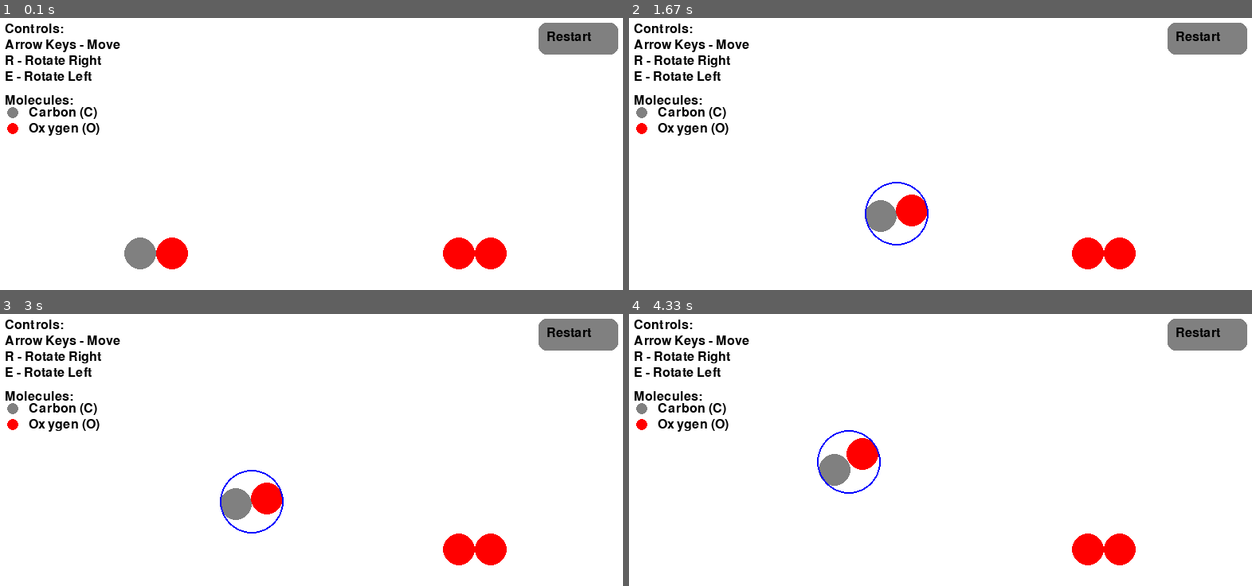
Above: before the commit, frames 1-4 (two rows, left to right).
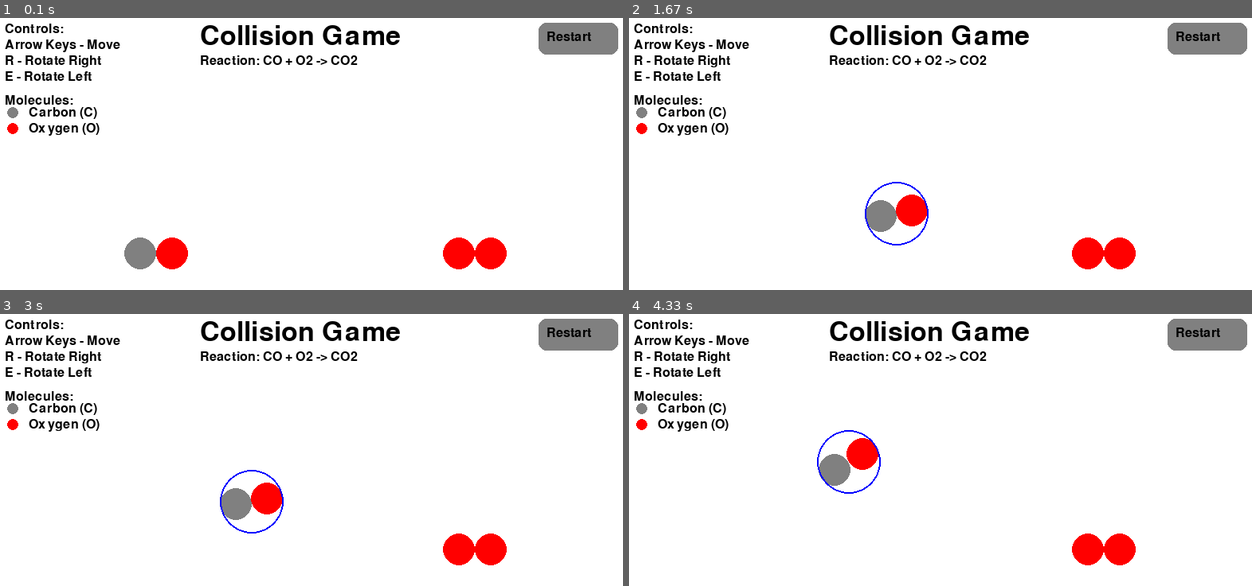
Above: after the commit, the same moments.

Repository: serebryany/CollisionGame
Game: pygame game, started from CollisionMiniGame_V0.1.0.py
Same seed, same stepped clock (60 frames per second), same inputs: the game is played once before the commit and once after it.
Inputs (mouse positions are in pixels of both pictures, inside the frame that each line leads up to):
- Up to frame 1 (0.1 s): no input
- Up to frame 2 (1.67 s): click (946, 254) at 0.38 s; click (790, 257) at 0.72 s; hold Right 1-1.47 s; hold Up from 1.5 s (still down); tap E at 1.65 s
- Up to frame 3 (3 s): release Up at 1.8 s; hold Right 1.83-2.3 s; hold Left 2.33-2.87 s; hold Down from 2.9 s (still down)
- Up to frame 4 (4.33 s): tap E at 3.05, 4.22 s; release Down at 3.2 s; hold Left 3.23-3.63 s; hold Up 3.67-4.03 s; hold Right from 4.07 s (still down)

The runs differ from the first frame. In frame 1, 1.5% of the frame differs, in the area x 32-65%, y 2-18%; in frame 2, 1.5%; in frame 3, 1.5%; in frame 4, 1.5%.

Commit message:
Added game title and reaction equation

Diff:
--- a/CollisionMiniGame_V0.1.0.py
+++ b/CollisionMiniGame_V0.1.0.py
@@ -98,6 +98,12 @@
 while True:
     screen.fill(WHITE)
 
+    # Draw title and reaction name
+    font = pygame.font.Font(None, 50)
+    screen.blit(font.render("Collision Game", True, BLACK), (255, 10))
+    font = pygame.font.Font(None, 24)
+    screen.blit(font.render("Reaction: CO + O2 -> CO2", True, BLACK), (255, 50))
+
     # Draw legend
     font = pygame.font.Font(None, 24)
     screen.blit(font.render("Controls:", True, BLACK), (10, 10))
